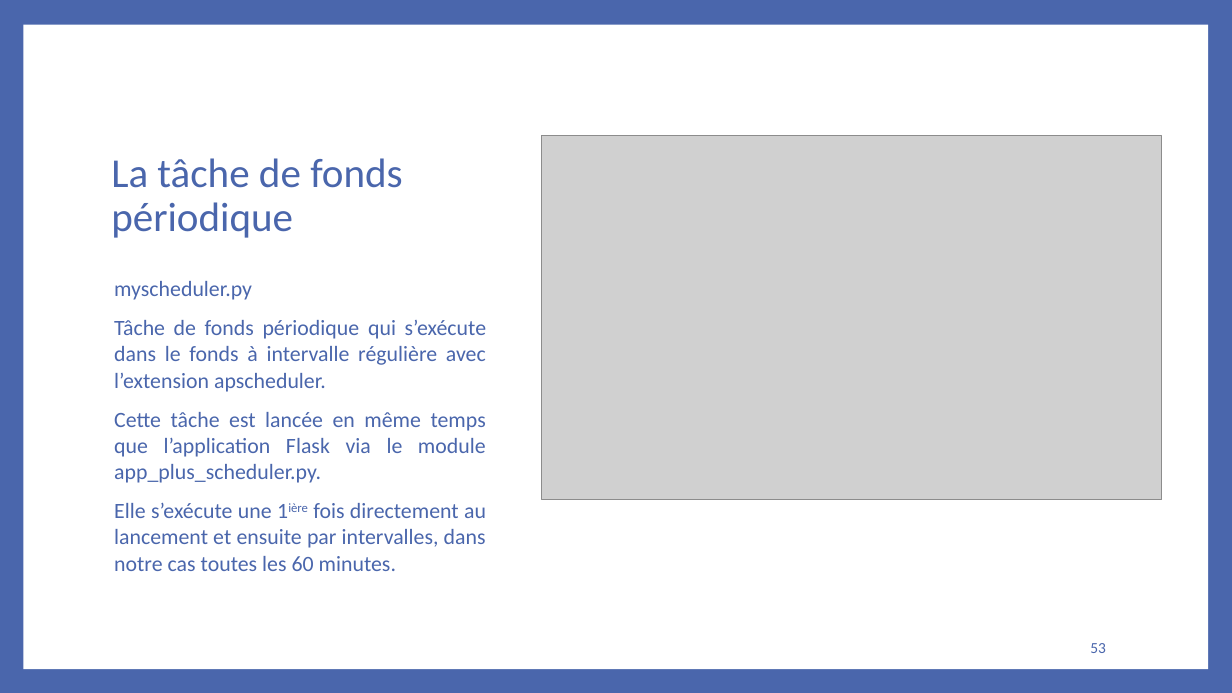
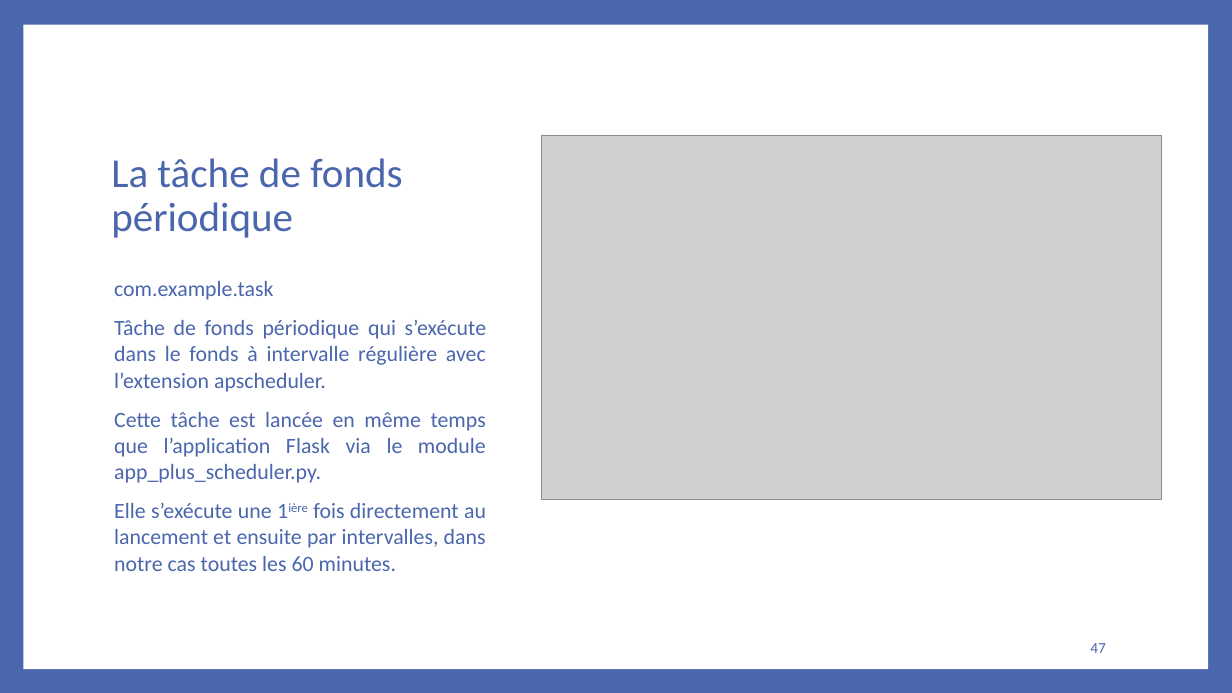
Before and after one commit to bakedpotato191/projet, a slide deck: slide 47 of rapport.PPTX (slide 53 before the commit). Drawn at 1232x693 pixels with LibreOffice and Linux fonts; fonts in the diff are those of the drawing; grey boxes stand for pictures. Boxes give left, top, right and bottom in pixels: in the first picture for what was removed or moved away, otherwise in the second. Text is boxed around its words. In the diff, an @@ line names an element or a change of style, - is before the commit and + after.

```diff
--- a/rapport.PPTX
+++ b/rapport.PPTX
@@ text at [114,281,273,300]: text changed @@
-myscheduler.py
+com.example.task
@@ page number at [1090,643,1106,653]: text changed @@
-53
+47
```
Also in this commit, not shown: 2 other slides changed, 21 slides added, 27 slides removed, 21 other files.
